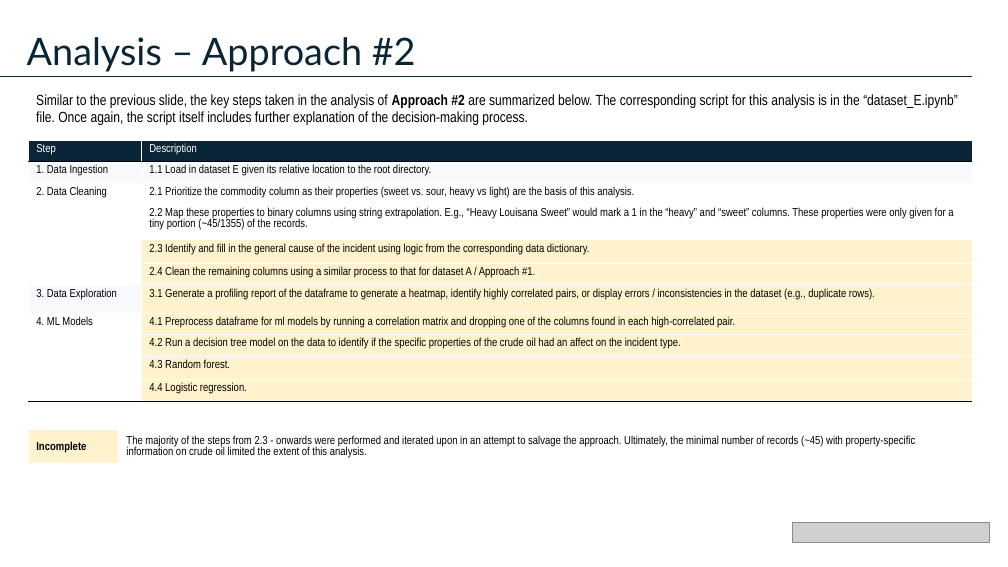
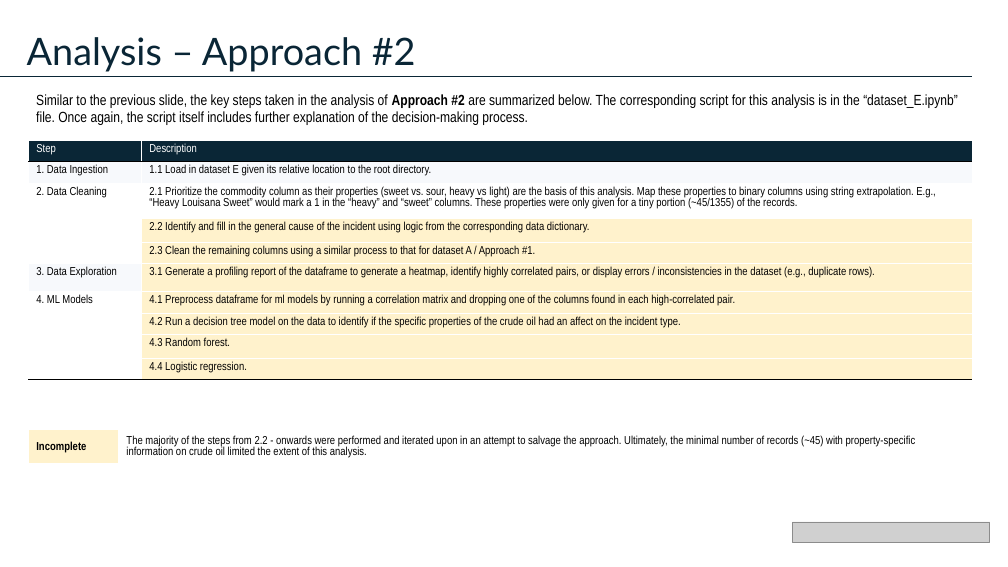
Before and after one commit to cameronmackinnon/crude_oil_accidents, a slide deck: slide 10 of presentations/Pipeline Accidents Presentation v0.pptx. Drawn at 1008x567 pixels with LibreOffice and Linux fonts; fonts in the diff are those of the drawing; grey boxes stand for pictures. Boxes give left, top, right and bottom in pixels: in the first picture for what was removed or moved away, otherwise in the second. Text is boxed around its words. In the diff, an @@ line names an element or a change of style, - is before the commit and + after.

Commit message:
minor tweak to presentation

```diff
--- a/presentations/Pipeline Accidents Presentation v0.pptx
+++ b/presentations/Pipeline Accidents Presentation v0.pptx
@@ table at bbox=[29, 140, 972, 393] @@
-row 3: 2. Data Cleaning | 2.1 Prioritize the commodity column as their properties (sweet vs. sour, heavy vs light) are the basis of this analysis.
-row 4:  | 2.2 Map these properties to binary columns using string extrapolation. E.g., “Heavy Louisana Sweet” would mark a 1 in the “heavy” and “sweet” columns. These properties were only given for a tiny portion (~45/1355) of the records.
-row 5:  | 2.3 Identify and fill in the general cause of the incident using logic from the corresponding data dictionary.
-row 6:  | 2.4 Clean the remaining columns using a similar process to that for dataset A / Approach #1.
+row 3: 2. Data Cleaning | 2.1 Prioritize the commodity column as their properties (sweet vs. sour, heavy vs light) are the basis of this analysis. Map these properties to binary columns using string extrapolation. E.g., “Heavy Louisana Sweet” would mark a 1 in the “heavy” and “sweet” columns. These properties were only given for a tiny portion (~45/1355) of the records.
+row 4:  | 2.2 Identify and fill in the general cause of the incident using logic from the corresponding data dictionary.
+row 5:  | 2.3 Clean the remaining columns using a similar process to that for dataset A / Approach #1.
```
Also in this commit, not shown: 1 other slide changed, 3 other files.
